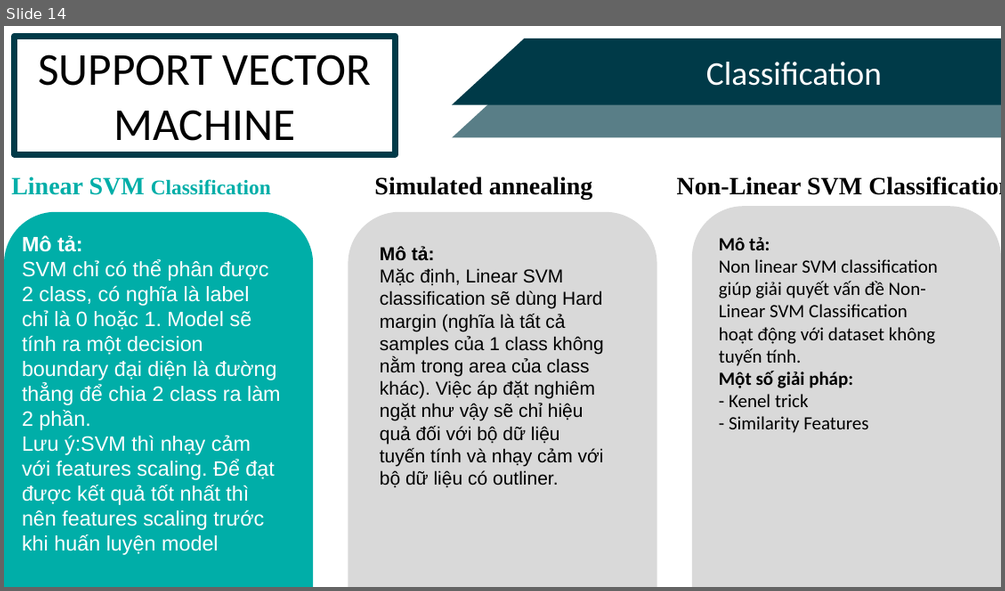
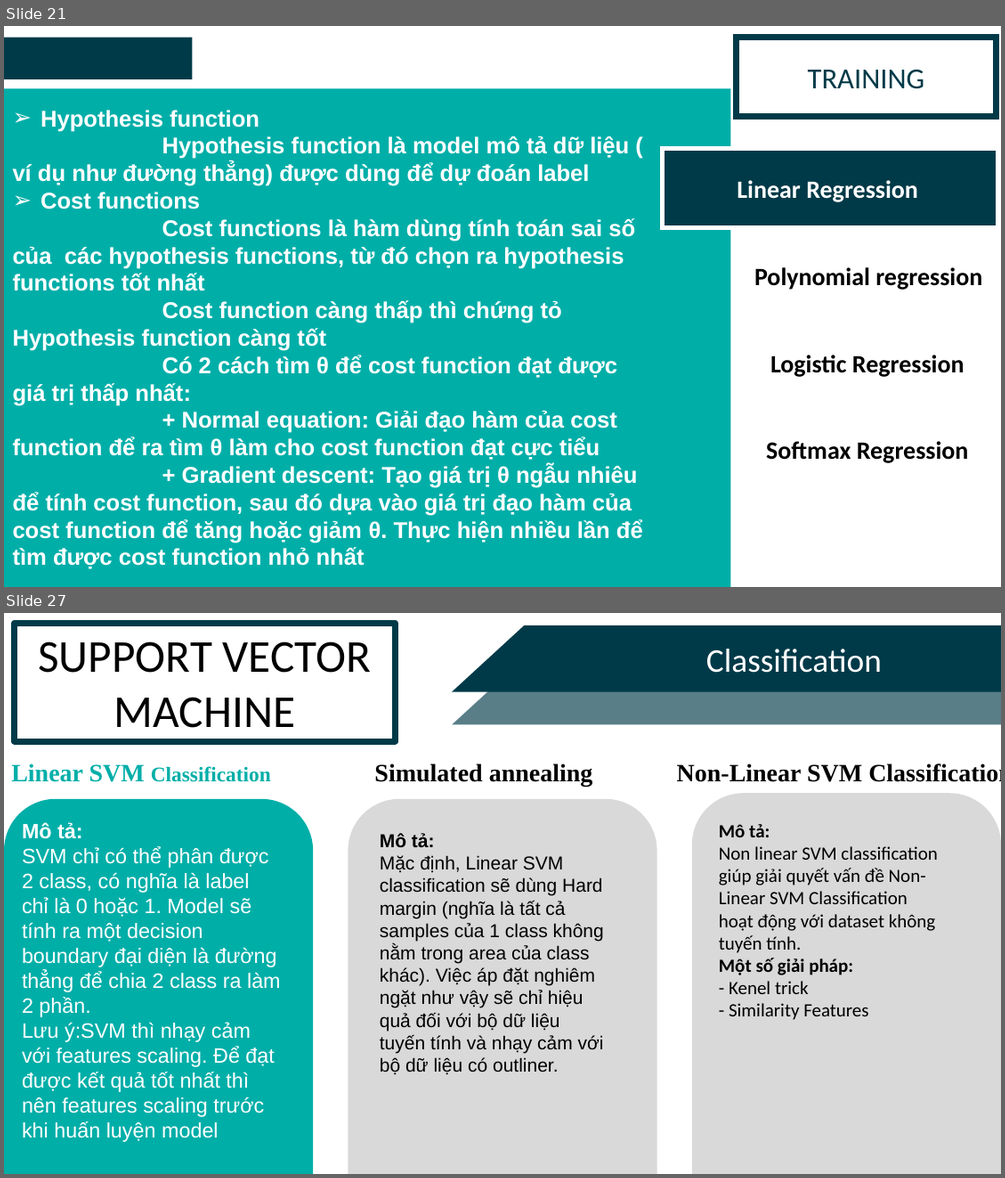
Before and after one commit to leecuongv/RealtimeMaskDetection, a slide deck: Nhom3_BaoCaoCuoiKy.pptx. Shown one above the other, each under a label of ours: slide 14 before the commit, slides 21 and 27 after it; the slides between them are not shown. The pictures are 1005x591 and 1005x1178 pixels, drawn with LibreOffice and Linux fonts; fonts in the diff are those of the drawing. Boxes give left, top, right and bottom in pixels: in the first picture for what was removed or moved away, otherwise in the second. Text is boxed around its words. In the diff, an @@ line names an element or a change of style, - is before the commit and + after.

```diff
--- a/Nhom3_BaoCaoCuoiKy.pptx
+++ b/Nhom3_BaoCaoCuoiKy.pptx
@@ slide 21 added at (4, 26, 1001, 587), background #FFFFFF @@
@@ rectangle added at (4, 38, 193, 79), fill #003A48 @@
@@ rectangle added at (736, 38, 995, 117), fill #FFFFFF, outline #003A48 6 pt, 28 pt, text #003A48 @@
+TRAINING
@@ rectangle added at (4, 89, 730, 587), fill #00AEA8 @@
@@ text added at (13, 110, 643, 569), 22 pt, text #FFFFFF, bold @@
+  ➢ Hypothesis function
+  Hypothesis function là model mô tả dữ liệu ( ví dụ như đường thẳng) được dùng để dự đoán label
+  ➢ Cost functions
+  Cost functions là hàm dùng tính toán sai số của các hypothesis functions, từ đó chọn ra hypothesis functions tốt nhất
+  Cost function càng thấp thì chứng tỏ Hypothesis function càng tốt
+  Có 2 cách tìm θ để cost function đạt được giá trị thấp nhất:
+  + Normal equation: Giải đạo hàm của cost function để ra tìm θ làm cho cost function đạt cực tiểu
+  + Gradient descent: Tạo giá trị θ ngẫu nhiêu để tính cost function, sau đó dựa vào giá trị đạo hàm của cost function để tăng hoặc giảm θ. Thực hiện nhiều lần để tìm được cost function nhỏ nhất
@@ rectangle added at (663, 149, 998, 228), fill #003A48, outline #FFFFFF 4.5 pt, 24 pt, text #FFFFFF, bold @@
+Linear Regression
@@ rectangle added at (736, 236, 1001, 315), outline #FFFFFF 4.5 pt, 24 pt, text #000000, bold @@
+Polynomial regression
@@ rectangle added at (734, 323, 1001, 402), outline #FFFFFF 4.5 pt, 24 pt, text #000000, bold @@
+Logistic Regression
@@ rectangle added at (734, 410, 1001, 489), outline #FFFFFF 4.5 pt, 24 pt, text #000000, bold @@
+Softmax Regression
@@ what was slide 14 is now slide 27 @@
```
Also in this commit, not shown: 3 slides changed, 13 other slides added, 2 other files.
